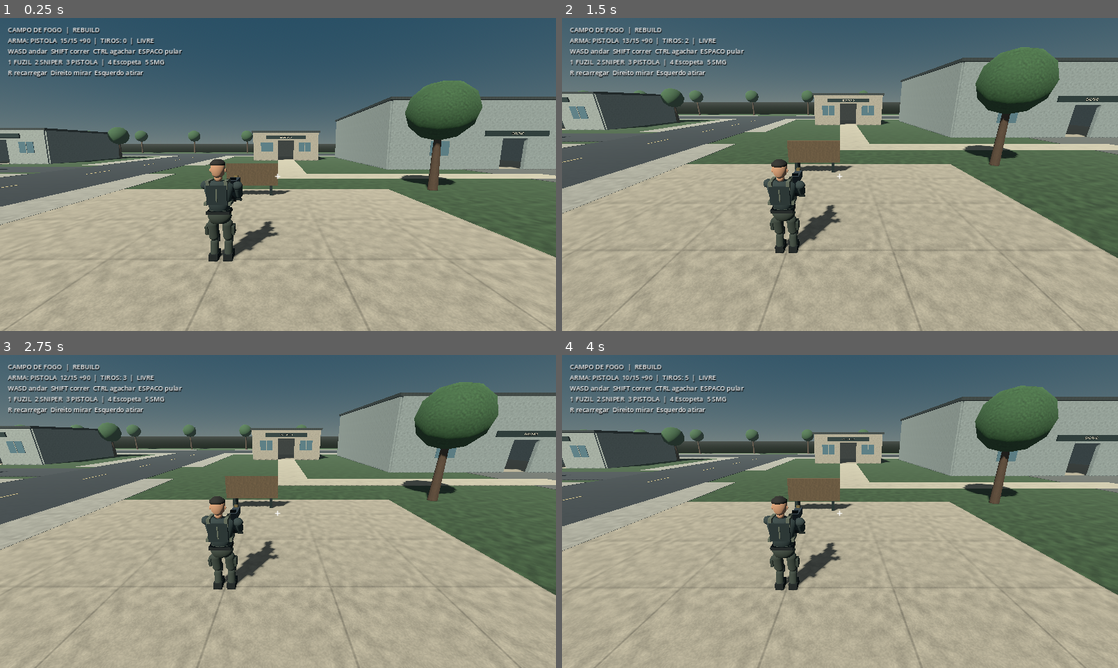
Above: before the commit, frames 1-4 (two rows, left to right).
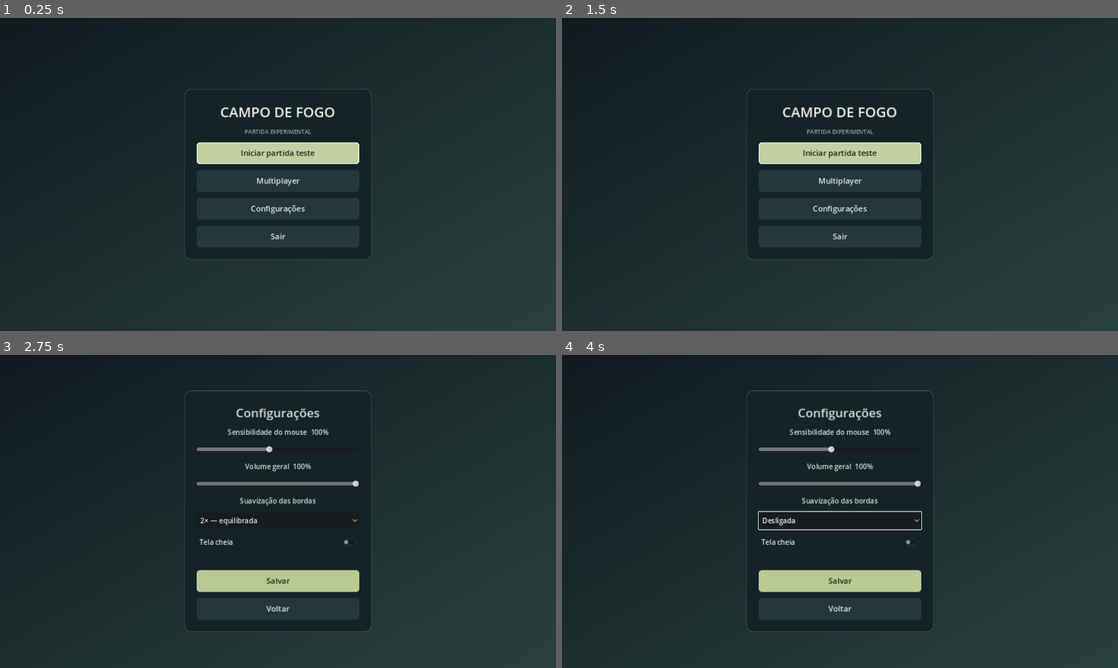
Above: after the commit, the same moments.

Repository: jaime66fla-crypto/gameteste
Game: Godot game, scene res://scenes/menu.tscn
Same seed, same stepped clock (60 frames per second), same inputs: the game is played once before the commit and once after it. Before the commit the project starts from res://scenes/main.tscn.
Inputs (mouse positions are in pixels of both pictures, inside the frame that each line leads up to):
- Up to frame 1 (0.25 s): no input
- Up to frame 2 (1.5 s): click (840, 180) at 0.5 s, where only the run after the commit has a clickable "Multiplayer"; click (840, 205) at 1.25 s, where only the run after the commit has a clickable "Voltar"
- Up to frame 3 (2.75 s): click (278, 545) at 2 s, where only the run after the commit has a clickable "Configurações"
- Up to frame 4 (4 s): click (840, 520) at 2.75 s, where only the run after the commit has a clickable "2× — equilibrada"; click (840, 542) at 3.5 s, where only the run after the commit has a clickable "Tela cheia"

The runs differ from the first frame. In frame 1, 97% of the frame differs, in the area x 0-100%, y 0-100%; in frame 2, 97%; in frame 3, 97%; in frame 4, 97%.

Commit message:
feat(godot): add main menu and settings; center scoped sniper tracer

Diff:
--- a/godot/project.godot
+++ b/godot/project.godot
@@ -2,7 +2,7 @@
 
 [application]
 config/name="Campo de Fogo - Prototipo Godot"
-run/main_scene="res://scenes/main.tscn"
+run/main_scene="res://scenes/menu.tscn"
 config/features=PackedStringArray("4.3", "GL Compatibility")
 
 [display]
--- /dev/null
+++ b/godot/scenes/menu.tscn
@@ -0,0 +1,12 @@
+[gd_scene load_steps=2 format=3]
+
+[ext_resource type="Script" path="res://scripts/menu.gd" id="1"]
+
+[node name="MainMenu" type="Control"]
+layout_mode = 3
+anchors_preset = 15
+anchor_right = 1.0
+anchor_bottom = 1.0
+grow_horizontal = 2
+grow_vertical = 2
+script = ExtResource("1")
--- /dev/null
+++ b/godot/scripts/game_settings.gd
@@ -0,0 +1,34 @@
+extends RefCounted
+const PATH := "user://settings.cfg"
+const DEFAULTS := {"sensitivity": 1.0, "volume": 1.0, "msaa": 1, "fullscreen": false}
+
+static func load_settings(path: String = PATH) -> Dictionary:
+    var result := DEFAULTS.duplicate()
+    var file := ConfigFile.new()
+    if file.load(path) == OK:
+        for key in result:
+            result[key] = file.get_value("game", key, result[key])
+    return _normalize(result)
+
+static func _normalize(values: Dictionary) -> Dictionary:
+    return {
+        "sensitivity": clampf(float(values.get("sensitivity",1.0)), 0.2, 2.0),
+        "volume": clampf(float(values.get("volume",1.0)), 0.0, 1.0),
+        "msaa": clampi(int(values.get("msaa",1)), 0, 2),
+        "fullscreen": bool(values.get("fullscreen",false))
+    }
+
+static func save_settings(values: Dictionary, path: String = PATH) -> Error:
+    var clean := _normalize(values)
+    var file := ConfigFile.new()
+    for key in clean:
+        file.set_value("game",key,clean[key])
+    return file.save(path)
+
+static func apply(values: Dictionary, viewport: Viewport) -> void:
+    var clean := _normalize(values)
+    viewport.msaa_3d = clean["msaa"]
+    AudioServer.set_bus_mute(0, clean["volume"] <= 0.0)
+    AudioServer.set_bus_volume_db(0, linear_to_db(maxf(clean["volume"],0.001)))
+    if DisplayServer.get_name() != "headless":
+        DisplayServer.window_set_mode(DisplayServer.WINDOW_MODE_FULLSCREEN if clean["fullscreen"] else DisplayServer.WINDOW_MODE_WINDOWED)
--- a/godot/scripts/main.gd
+++ b/godot/scripts/main.gd
@@ -1,5 +1,6 @@
 extends Node3D
 
+const GameSettings = preload("res://scripts/game_settings.gd")
 const SurfaceMaterials = preload("res://scripts/surface_materials.gd")
 const PlayerScript = preload("res://scripts/player.gd")
 const WorldPolishScript = preload("res://scripts/world_polish.gd")
@@ -9,9 +10,14 @@
 var hud: Label
 var crosshair: Label
 var scope_overlay: Control
+var menu_button: Button
 
 func _ready() -> void:
     _register_inputs()
+    Input.action_release("fire")
+    Input.action_release("aim")
+    var settings := GameSettings.load_settings()
+    GameSettings.apply(settings,get_viewport())
     _build_world()
     var world_polish := Node3D.new()
     world_polish.name = "WorldPolish"
@@ -26,6 +32,7 @@
     player.set_script(PlayerScript)
     player.position = Vector3(12, 0.1, -10) # Clear pedestrian plaza beside the avenues
     add_child(player)
+    player.mouse_sensitivity *= float(settings["sensitivity"])
     _build_ui()
 
 func _register_inputs() -> void:
@@ -110,12 +117,30 @@
     crosshair.set_anchors_preset(Control.PRESET_CENTER)
     crosshair.position = Vector2(-8,-15)
     layer.add_child(crosshair)
+    menu_button = Button.new()
+    menu_button.name = "ReturnToMenuButton"
+    menu_button.text = "Menu principal"
+    menu_button.custom_minimum_size = Vector2(150,40)
+    layer.add_child(menu_button)
+    menu_button.set_anchors_and_offsets_preset(Control.PRESET_TOP_RIGHT)
+    menu_button.offset_left = -170
+    menu_button.offset_right = -20
+    menu_button.offset_top = 16
+    menu_button.offset_bottom = 56
+    menu_button.pressed.connect(return_to_menu)
+
+func return_to_menu() -> void:
+    Input.action_release("fire")
+    Input.action_release("aim")
+    Input.mouse_mode = Input.MOUSE_MODE_VISIBLE
+    get_tree().change_scene_to_file("res://scenes/menu.tscn")
 
 func _process(_delta: float) -> void:
     if player and hud:
+        menu_button.visible = Input.mouse_mode == Input.MOUSE_MODE_VISIBLE
         var scoped: bool = player.is_scope_active()
         scope_overlay.visible = scoped
         crosshair.visible = not scoped
         if scoped:
             scope_overlay.set_magnification(player.scope_zoom)
-        hud.text = "CAMPO DE FOGO  |  REBUILD\n" + player.status_text() + "\nWASD andar  SHIFT correr  CTRL agachar  ESPACO pular\n1 FUZIL  2 SNIPER  3 PISTOLA  |  4 Escopeta  5 SMG\nR recarregar  Direito mirar  Esquerdo atirar"
+        hud.text = "CAMPO DE FOGO  |  REBUILD\n" + player.status_text() + "\nWASD andar  SHIFT correr  CTRL agachar  ESPACO pular\n1 FUZIL  2 SNIPER  3 PISTOLA  |  4 Escopeta  5 SMG\nR recarregar  Direito mirar  Esquerdo atirar  |  ESC: liberar cursor"
--- /dev/null
+++ b/godot/scripts/menu.gd
@@ -0,0 +1,156 @@
+extends Control
+const Settings = preload("res://scripts/game_settings.gd")
+var settings: Dictionary
+var content: VBoxContainer
+var status: Label
+
+func _ready() -> void:
+    Input.mouse_mode = Input.MOUSE_MODE_VISIBLE
+    settings = Settings.load_settings()
+    Settings.apply(settings,get_viewport())
+    var gradient := Gradient.new()
+    gradient.colors = PackedColorArray([Color("#101b20"),Color("#29413e")])
+    var texture := GradientTexture2D.new()
+    texture.gradient = gradient
+    texture.fill_from = Vector2.ZERO
+    texture.fill_to = Vector2.ONE
+    var background := TextureRect.new()
+    background.texture = texture
+    background.expand_mode = TextureRect.EXPAND_IGNORE_SIZE
+    background.mouse_filter = Control.MOUSE_FILTER_IGNORE
+    add_child(background)
+    background.set_anchors_and_offsets_preset(Control.PRESET_FULL_RECT)
+    var margin := MarginContainer.new()
+    add_child(margin)
+    margin.set_anchors_and_offsets_preset(Control.PRESET_FULL_RECT)
+    for edge in ["left","right","top","bottom"]:
+        margin.add_theme_constant_override("margin_"+edge,24)
+    var scroll := ScrollContainer.new()
+    scroll.horizontal_scroll_mode = ScrollContainer.SCROLL_MODE_DISABLED
+    margin.add_child(scroll)
+    var center := CenterContainer.new()
+    center.size_flags_horizontal = Control.SIZE_EXPAND_FILL
+    center.size_flags_vertical = Control.SIZE_EXPAND_FILL
+    scroll.add_child(center)
+    var card := PanelContainer.new()
+    card.custom_minimum_size.x = minf(430.0,get_viewport_rect().size.x - 48)
+    resized.connect(func(): card.custom_minimum_size.x = minf(430.0,get_viewport_rect().size.x - 48))
+    var panel := StyleBoxFlat.new()
+    panel.bg_color = Color("#142328")
+    panel.border_color = Color("#49615b")
+    panel.set_border_width_all(1)
+    panel.set_corner_radius_all(14)
+    panel.content_margin_left = 28
+    panel.content_margin_right = 28
+    panel.content_margin_top = 30
+    panel.content_margin_bottom = 28
+    card.add_theme_stylebox_override("panel",panel)
+    center.add_child(card)
+    content = VBoxContainer.new()
+    content.add_theme_constant_override("separation",14)
+    card.add_child(content)
+    _show_main()
+
+func _clear() -> void:
+    for child in content.get_children():
+        content.remove_child(child)
+        child.queue_free()
+
+func _label(text: String, font_size: int = 16, color: Color = Color("#d6dfd9")) -> Label:
+    var label := Label.new()
+    label.text = text
+    label.add_theme_font_size_override("font_size",font_size)
+    label.add_theme_color_override("font_color",color)
+    label.horizontal_alignment = HORIZONTAL_ALIGNMENT_CENTER
+    label.autowrap_mode = TextServer.AUTOWRAP_WORD_SMART
+    content.add_child(label)
+    return label
+
+func _button(text: String, node_name: String, action: Callable, primary: bool = false) -> Button:
+    var button := Button.new()
+    button.name = node_name
+    button.text = text
+    button.custom_minimum_size.y = 50
+    button.add_theme_font_size_override("font_size",18)
+    for state in ["normal","hover","pressed","focus"]:
+        var box := StyleBoxFlat.new()
+        box.bg_color = Color("#b8ca91") if primary else Color("#23383c")
+        if state == "hover" or state == "focus":
+            box.bg_color = box.bg_color.lightened(0.12)
+        elif state == "pressed":
+            box.bg_color = box.bg_color.darkened(0.10)
+        box.set_corner_radius_all(7)
+        if state == "focus":
+            box.border_color = Color("#e5eedc")
+            box.set_border_width_all(2)
+        button.add_theme_stylebox_override(state,box)
+    for state in ["font_color","font_hover_color","font_pressed_color","font_focus_color"]:
+        button.add_theme_color_override(state,Color("#15241e") if primary else Color("#e2e9e4"))
+    button.pressed.connect(action)
+    content.add_child(button)
+    return button
+
+func _show_main() -> void:
+    _clear()
+    _label("CAMPO DE FOGO",32,Color("#f0f2e9"))
+    _label("PARTIDA EXPERIMENTAL",13,Color("#9bad9f"))
+    _button("Iniciar partida teste","StartButton",_start_match,true).grab_focus()
+    _button("Multiplayer","MultiplayerButton",_show_multiplayer)
+    _button("Configurações","ConfigButton",_show_config)
+    _button("Sair","ExitButton",func(): get_tree().quit())
+
+func _start_match() -> void:
+    var error := get_tree().change_scene_to_file("res://scenes/main.tscn")
+    if error != OK:
+        _label("Não foi possível iniciar a partida.",15)
+
+func _show_multiplayer() -> void:
+    _clear()
+    _label("Multiplayer",28)
+    var note := _label("Em preparação nesta versão Godot. A partida teste está disponível no menu principal.",17)
+    note.name = "MultiplayerStatus"
+    _button("Voltar","BackButton",_show_main,true)
+
+func _slider(title: String, node_name: String, low: float, high: float, value: float) -> HSlider:
+    var caption := _label(title + "  %d%%" % roundi(value),16)
+    var slider := HSlider.new()
+    slider.name = node_name
+    slider.min_value = low
+    slider.max_value = high
+    slider.step = 1
+    slider.value = value
+    slider.custom_minimum_size.y = 28
+    slider.value_changed.connect(func(current: float): caption.text = title + "  %d%%" % roundi(current))
+    content.add_child(slider)
+    return slider
+
+func _show_config() -> void:
+    _clear()
+    _label("Configurações",28)
+    var sensitivity := _slider("Sensibilidade do mouse","SensitivitySlider",20,200,float(settings["sensitivity"]) * 100)
+    var volume := _slider("Volume geral","VolumeSlider",0,100,float(settings["volume"]) * 100)
+    _label("Suavização das bordas",16)
+    var aa := OptionButton.new()
+    aa.name = "AASelect"
+    aa.add_item("Desligada")
+    aa.add_item("2× — equilibrada")
+    aa.add_item("4× — maior qualidade")
+    aa.select(int(settings["msaa"]))
+    aa.custom_minimum_size.y = 40
+    content.add_child(aa)
+    var fullscreen := CheckButton.new()
+    fullscreen.name = "FullscreenToggle"
+    fullscreen.text = "Tela cheia"
+    fullscreen.button_pressed = settings["fullscreen"]
+    content.add_child(fullscreen)
+    status = _label("",14)
+    _button("Salvar","SaveButton",func():
+        var values := {"sensitivity": sensitivity.value/100.0,"volume": volume.value/100.0,"msaa": aa.selected,"fullscreen": fullscreen.button_pressed}
+        if Settings.save_settings(values) != OK:
+            status.text = "Não foi possível salvar as configurações."
+            return
+        settings = values
+        Settings.apply(settings,get_viewport())
+        _show_main()
+    ,true)
+    _button("Voltar","BackButton",_show_main)
--- a/godot/scripts/player.gd
+++ b/godot/scripts/player.gd
@@ -344,7 +344,11 @@
         var hit := get_world_3d().direct_space_state.intersect_ray(query)
         var endpoint: Vector3 = hit["position"] if not hit.is_empty() else target
         if pellet == 0:
-            _shot_tracer(gun_flash.global_position, endpoint)
+            var tracer_origin := gun_flash.global_position
+            if is_scope_active():
+                var offset := clampf(origin.distance_to(endpoint) * 0.5, camera.near * 2.0, 2.0)
+                tracer_origin = origin + forward * offset
+            _shot_tracer(tracer_origin, endpoint)
         if not hit.is_empty():
             var target_node: Object = hit["collider"]
             if target_node != null and target_node.has_method("take_damage"):
@@ -357,9 +361,15 @@
     if length < 0.1:
         return
     var tracer := MeshInstance3D.new()
+    tracer.name = "ShotTracer"
     var cylinder := CylinderMesh.new()
-    cylinder.top_radius = 0.011
-    cylinder.bottom_radius = 0.011
+    var radius := 0.011
+    if is_scope_active():
+        # Keep the scoped trail near one pixel wide even at maximum magnification.
+        var viewport_height := maxf(camera.get_viewport().get_visible_rect().size.y,1.0)
+        radius = 2.0 * camera.global_position.distance_to(from) * tan(deg_to_rad(camera.fov) * 0.5) / viewport_height
+    cylinder.top_radius = radius
+    cylinder.bottom_radius = radius
     cylinder.height = length
     cylinder.radial_segments = 5
     tracer.mesh = cylinder
--- /dev/null
+++ b/godot/tests/game_settings.gd
@@ -0,0 +1,17 @@
+extends SceneTree
+const Settings = preload("res://scripts/game_settings.gd")
+func _initialize() -> void:
+    var path := "user://settings_test_%d.cfg" % OS.get_process_id()
+    var wanted := {"sensitivity":1.25,"volume":0.35,"msaa":2,"fullscreen":false}
+    var error := Settings.save_settings(wanted,path)
+    var loaded := Settings.load_settings(path)
+    var passed: bool = error == OK and is_equal_approx(loaded["sensitivity"],1.25) and is_equal_approx(loaded["volume"],0.35) and loaded["msaa"] == 2
+    Settings.apply(loaded,root)
+    passed = passed and root.msaa_3d == Viewport.MSAA_4X and absf(db_to_linear(AudioServer.get_bus_volume_db(0))-0.35) < 0.001
+    Settings.save_settings({"sensitivity":-10,"volume":0,"msaa":99},path)
+    loaded = Settings.load_settings(path)
+    Settings.apply(loaded,root)
+    passed = passed and loaded["sensitivity"] == 0.2 and loaded["msaa"] == 2 and AudioServer.is_bus_mute(0)
+    DirAccess.remove_absolute(ProjectSettings.globalize_path(path))
+    print("GAME SETTINGS: ","PASS" if passed else "FAIL")
+    quit(0 if passed else 1)
--- /dev/null
+++ b/godot/tests/menu_flow.gd
@@ -0,0 +1,53 @@
+extends SceneTree
+var failures: Array[String] = []
+func _initialize() -> void:
+    call_deferred("_run")
+func _check(condition: bool, message: String) -> void:
+    if not condition:
+        failures.append(message)
+func _press(menu: Node, button_name: String) -> bool:
+    var button := menu.find_child(button_name, true, false) as Button
+    if button == null:
+        failures.append("Missing menu action: " + button_name)
+        return false
+    button.pressed.emit()
+    return true
+func _run() -> void:
+    var packed = load(ProjectSettings.get_setting("application/run/main_scene"))
+    if packed == null:
+        failures.append("Menu scene must load")
+    else:
+        var menu = packed.instantiate()
+        root.add_child(menu)
+        current_scene = menu
+        await process_frame
+        _check(menu.find_child("ExitButton",true,false) != null, "Exit action exists")
+        if _press(menu,"MultiplayerButton"):
+            _check(menu.find_child("MultiplayerStatus",true,false) != null, "Multiplayer availability is explained")
+            _press(menu,"BackButton")
+        if _press(menu,"ConfigButton"):
+            _check(menu.find_child("SensitivitySlider",true,false) != null, "Mouse setting exists")
+            _check(menu.find_child("VolumeSlider",true,false) != null, "Volume setting exists")
+            _check(menu.find_child("AASelect",true,false) != null, "Graphics setting exists")
+            _press(menu,"BackButton")
+        if not InputMap.has_action("fire"):
+            InputMap.add_action("fire")
+        Input.action_press("fire")
+        if _press(menu,"StartButton"):
+            await process_frame
+            await process_frame
+            _check(current_scene.get_node_or_null("Jaime") != null, "Start enters the actual test match")
+            _check(not Input.is_action_pressed("fire"), "Menu click does not fire a shot when match starts")
+            if current_scene.has_method("return_to_menu"):
+                current_scene.call("return_to_menu")
+                await process_frame
+                await process_frame
+                _check(current_scene.find_child("StartButton",true,false) != null, "Can return from match to main menu")
+            else:
+                failures.append("Match needs a return-to-menu action")
+        current_scene.queue_free()
+        await process_frame
+    for failure in failures:
+        printerr(failure)
+    print("MENU FLOW: ", "PASS" if failures.is_empty() else "FAIL")
+    quit(0 if failures.is_empty() else 1)
--- a/godot/tests/sniper_scope.gd
+++ b/godot/tests/sniper_scope.gd
@@ -78,6 +78,19 @@
         await _frames(2)
         # Exercise the production shot path; cursor capture is unavailable in headless display.
         player.call("_shoot")
+        var tracer: MeshInstance3D = null
+        for child in scene.get_children():
+            if child is MeshInstance3D and child.mesh is CylinderMesh:
+                tracer = child
+                break
+        _check(tracer != null, "Scoped shot produces a tracer")
+        if tracer != null:
+            var start_point: Vector3 = tracer.global_position - tracer.global_basis.y * tracer.mesh.height * 0.5
+            var in_camera := camera.to_local(start_point)
+            _check(Vector2(in_camera.x, in_camera.y).length() < 0.001, "Scoped tracer must originate on the reticle axis")
+            _check(in_camera.z < -camera.near, "Scoped tracer starts beyond the near clip plane")
+            var radius_pixels: float = tracer.mesh.top_radius * float(root.size.y) * 0.5 / (-in_camera.z * tan(deg_to_rad(camera.fov) * 0.5))
+            _check(radius_pixels < 3.0, "8x tracer must not become a large flash across the reticle")
         await _frames(2)
         _check(target.damage > 0, "Scoped shot hits the target under the center reticle")
         _check(int(player.get("ammo")) == 4, "Scoped fire consumes one sniper round")
